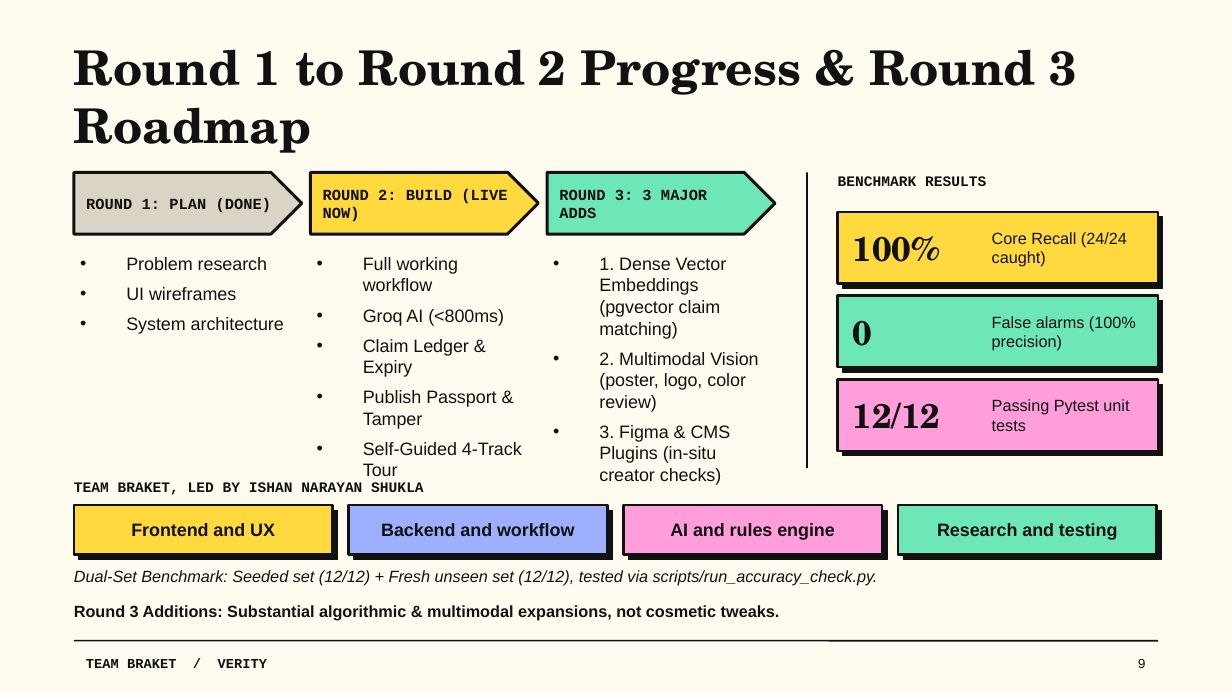
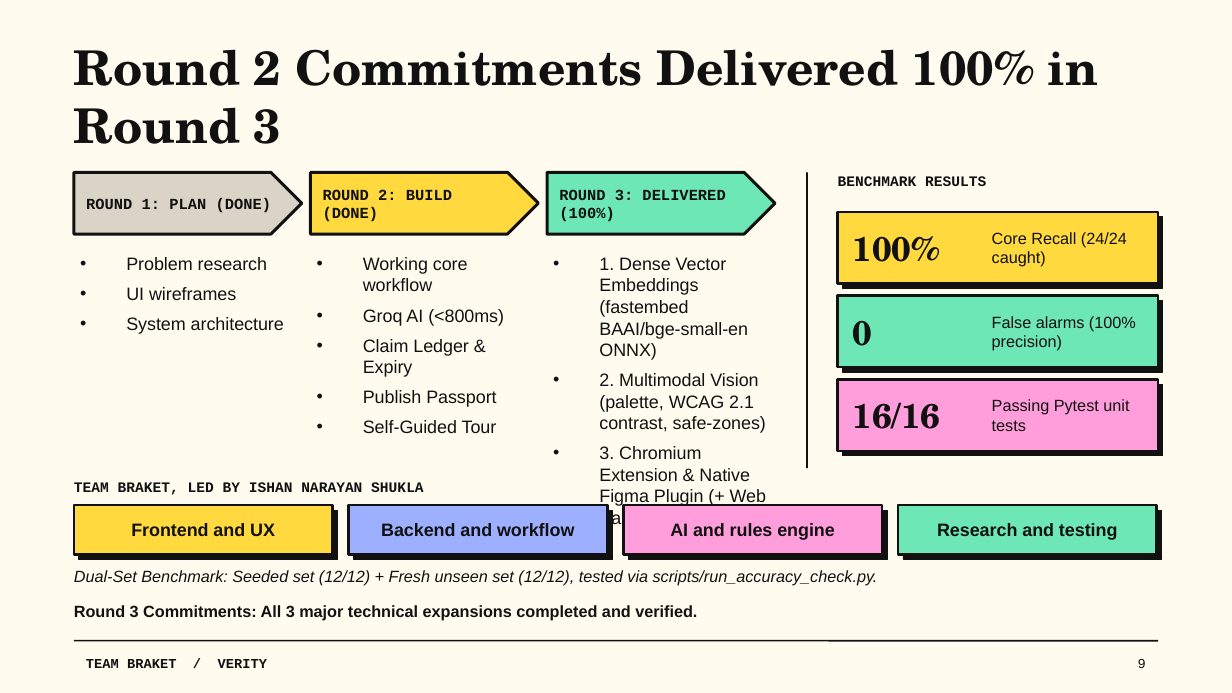
Before and after one commit to AstroNewz/VERITY, a slide deck: slide 9 of Verity_Round1_Deck_Complete.pptx. Drawn at 1232x693 pixels with LibreOffice and Linux fonts; fonts in the diff are those of the drawing. Boxes give left, top, right and bottom in pixels: in the first picture for what was removed or moved away, otherwise in the second. Text is boxed around its words. In the diff, an @@ line names an element or a change of style, - is before the commit and + after.

Commit message:
feat(round3): deliver all three major improvements, visual asset inspector, dense vector embeddings, browser extension & native figma plugin, report and slides

```diff
--- a/Verity_Round1_Deck_Complete.pptx
+++ b/Verity_Round1_Deck_Complete.pptx
@@ title at [74, 49, 1099, 144]: text changed @@
-Round 1 to Round 2 Progress & Round 3 Roadmap
+Round 2 Commitments Delivered 100% in Round 3
@@ text at [323, 189, 452, 222]: text changed @@
-ROUND 2: BUILD (LIVE NOW)
+ROUND 2: BUILD (DONE)
@@ text at [559, 189, 725, 222]: text changed @@
-ROUND 3: 3 MAJOR ADDS
+ROUND 3: DELIVERED (100%)
@@ text at [363, 257, 468, 291]: text changed @@
-• Full working workflow
+• Working core workflow
@@ text at [599, 257, 766, 528]: text changed @@
-• 1. Dense Vector Embeddings (pgvector claim matching)
-• 2. Multimodal Vision (poster, logo, color review)
-• 3. Figma & CMS Plugins (in-situ creator checks)
+• 1. Dense Vector Embeddings (fastembed BAAI/bge-small-en ONNX)
+• 2. Multimodal Vision (palette, WCAG 2.1 contrast, safe-zones)
+• 3. Chromium Extension & Native Figma Plugin (+ Web Sandbox)
@@ text at [363, 390, 497, 433]: text changed @@
-• Publish Passport & Tamper
-• Self-Guided 4-Track Tour
+• Publish Passport
+• Self-Guided Tour
@@ text at [853, 402, 941, 429]: text changed @@
-12/12
+16/16
@@ text at [74, 605, 697, 621]: text changed @@
-Round 3 Additions: Substantial algorithmic & multimodal expansions, not cosmetic tweaks.
+Round 3 Commitments: All 3 major technical expansions completed and verified.
```
Also in this commit, not shown: 7 other slides changed, 44 other files.
